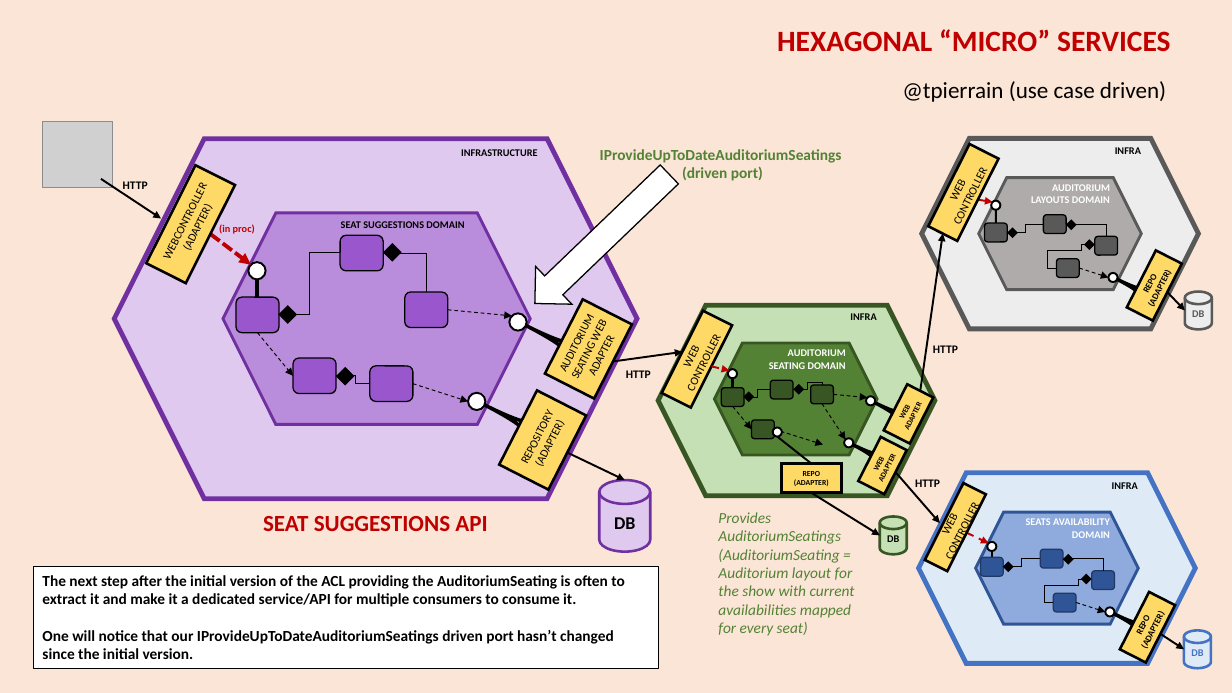
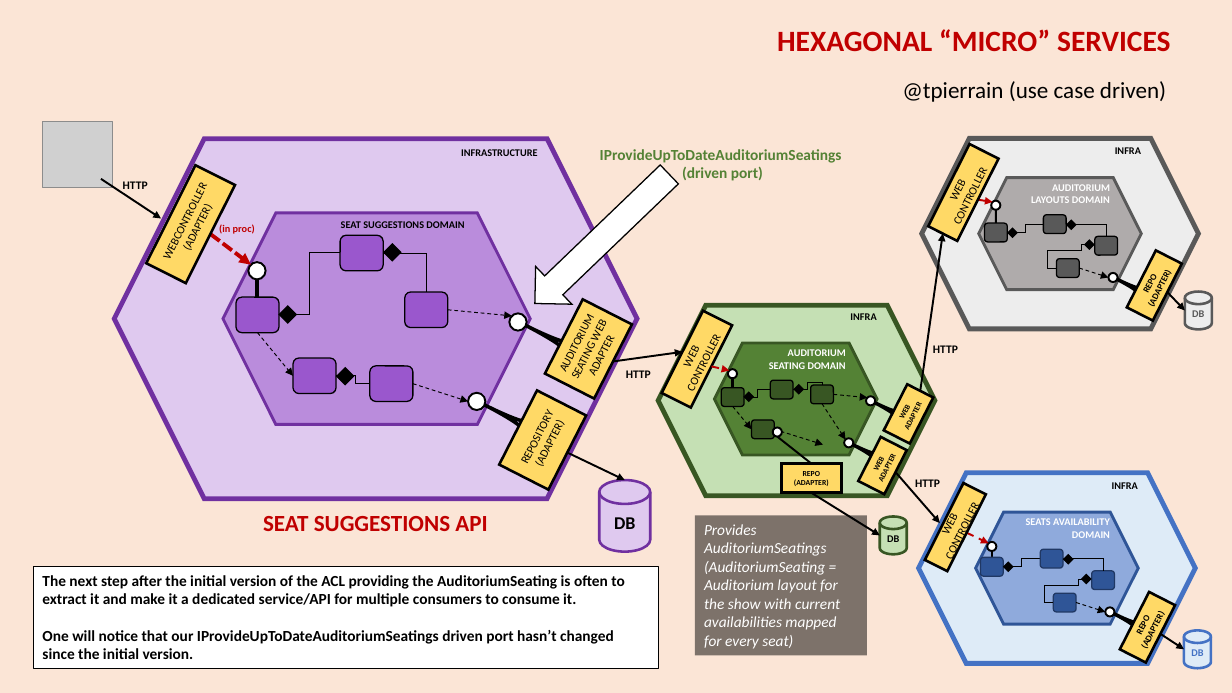
Before and after one commit to tpierrain/talk-hexagonal-and-beyond, a slide deck: slide 9 of HexagonalAndBeyond.pptx (slide 5 before the commit). Drawn at 1232x693 pixels with LibreOffice and Linux fonts; fonts in the diff are those of the drawing; grey boxes stand for pictures; background and template pictures are left out. Boxes give left, top, right and bottom in pixels: in the first picture for what was removed or moved away, otherwise in the second. Text is boxed around its words. In the diff, an @@ line names an element or a change of style, - is before the commit and + after.

```diff
--- a/HexagonalAndBeyond.pptx
+++ b/HexagonalAndBeyond.pptx
@@ rectangle "Provides AuditoriumSeatings (AuditoriumSeating = Auditorium ...": place and size @@
-rectangle "Provides AuditoriumSeatings (AuditoriumSeating = Auditorium ..." at (718, 512, 855, 636)
+rectangle "Provides AuditoriumSeatings (AuditoriumSeating = Auditorium ..." at (695, 516, 867, 655)
@@ rectangle "Provides AuditoriumSeatings (AuditoriumSeating = Auditorium ..." at (695, 516, 867, 655): text colour #548235 to #FFFFFF; fill none to #000000 at 50% opacity @@
```
Also in this commit, not shown: 3 other slides changed, 3 slides added, 1 slide removed.
